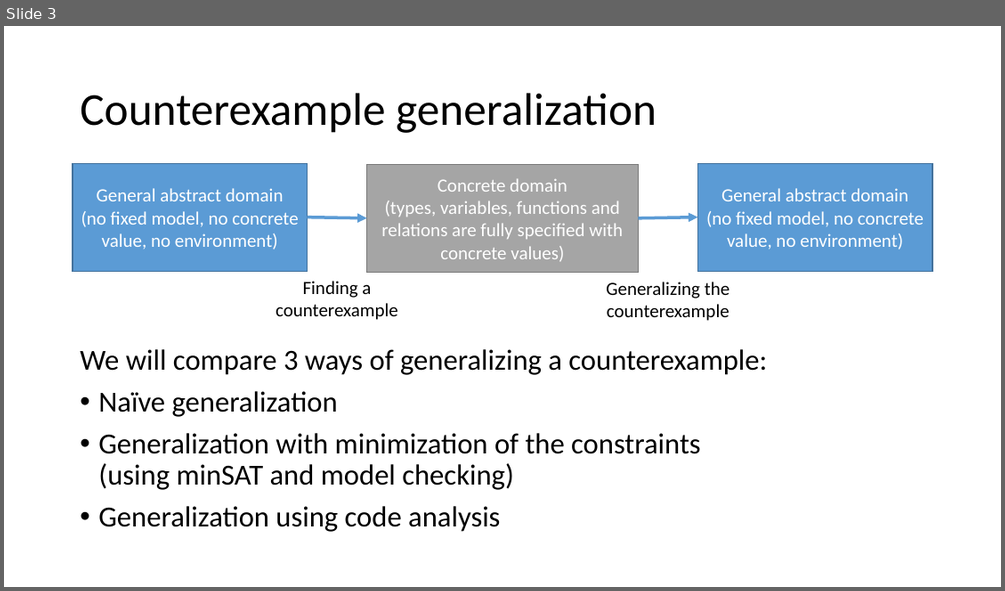
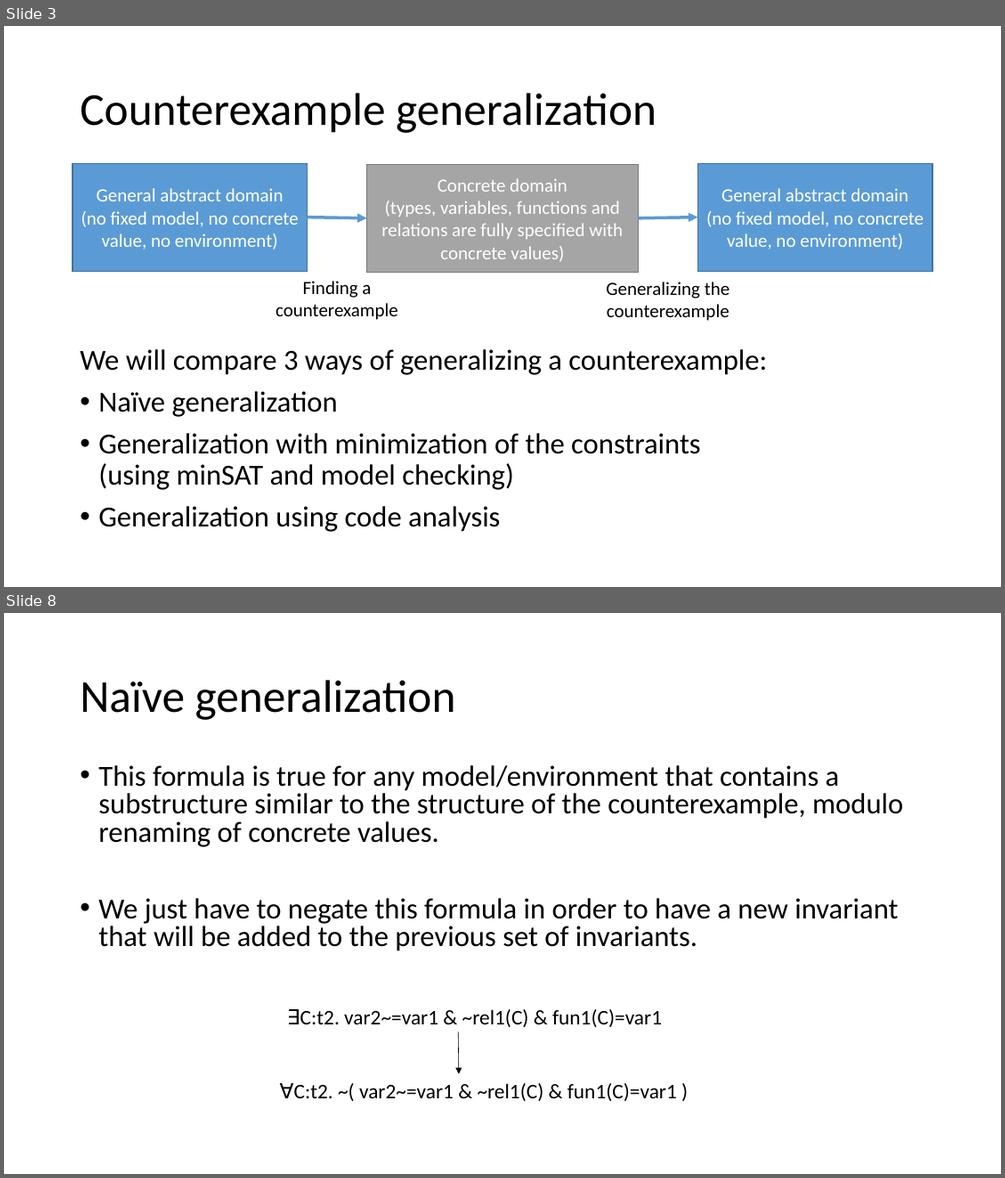
Before and after one commit to tjhance/ivy-research, a slide deck: invariant_synthesis/Invariant Synthesis.pptx. Shown one above the other, each under a label of ours: slide 3 before the commit, slides 3 and 8 after it; the slides between them are not shown. The pictures are 1005x591 and 1005x1178 pixels, drawn with LibreOffice and Linux fonts; fonts in the diff are those of the drawing. Boxes give left, top, right and bottom in pixels: in the first picture for what was removed or moved away, otherwise in the second. Text is boxed around its words. In the diff, an @@ line names an element or a change of style, - is before the commit and + after.

```diff
--- a/invariant_synthesis/Invariant Synthesis.pptx
+++ b/invariant_synthesis/Invariant Synthesis.pptx
@@ slide 8 added at (4, 613, 1001, 1174), background #FFFFFF @@
@@ title added at (80, 680, 456, 720), 44 pt, text #000000 @@
+Naïve generalization
@@ text added at (98, 765, 903, 951), 28 pt, text #000000 @@
+• This formula is true for any model/environment that contains a substructure similar to the structure of the counterexample, modulo renaming of concrete values.
+• We just have to negate this formula in order to have a new invariant that will be added to the previous set of invariants.
@@ text added at (300, 1009, 662, 1027), 20 pt, text #000000 @@
+∃C:t2. var2~=var1 & ~rel1(C) & fun1(C)=var1
@@ arrow added from (458, 1031) to (459, 1074), #000000 0.5 pt @@
@@ text added at (294, 1083, 677, 1101), 20 pt, text #000000 @@
+∀C:t2. ~( var2~=var1 & ~rel1(C) & fun1(C)=var1 )
```
Also in this commit, not shown: 3 slides changed, 12 other slides added, 4 slides removed, 2 other files.
